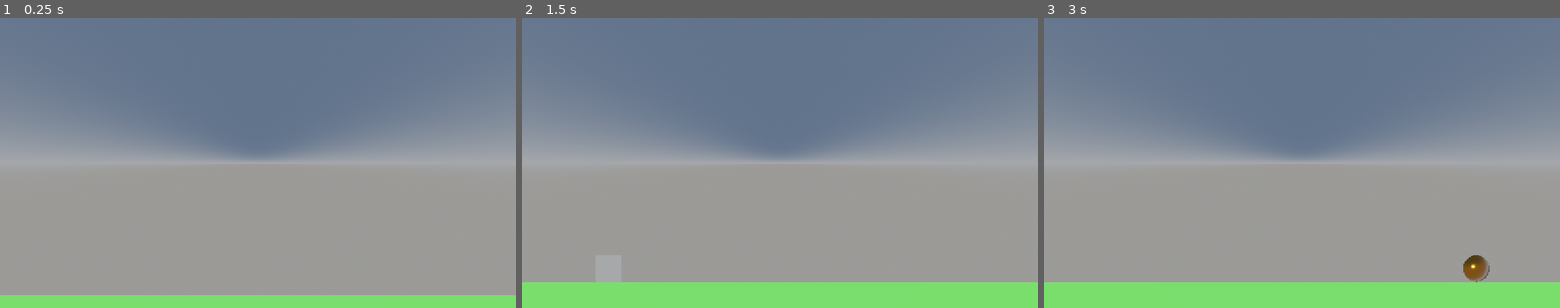
Above: before the commit, frames 1-3 (left to right).
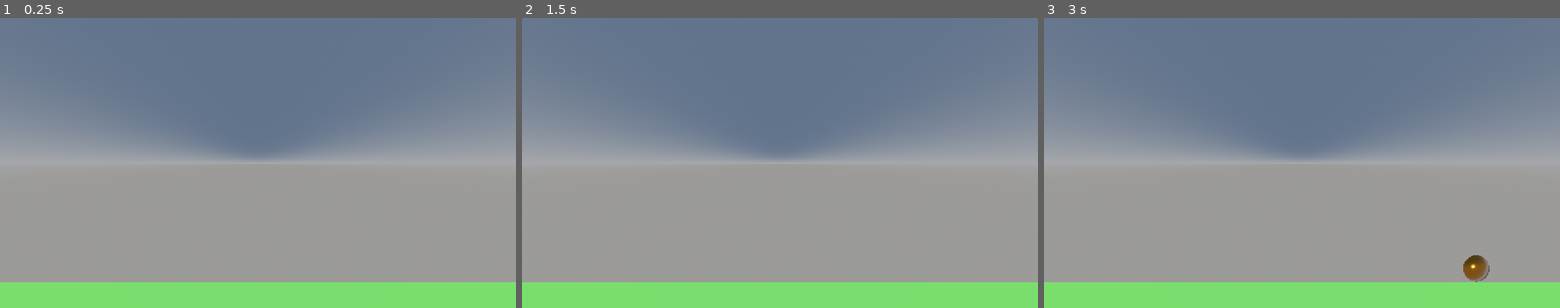
Above: after the commit, the same moments.

Repository: LuEklund/Zenon
Game: Godot game, scene res://scenes/main.tscn
Same seed, same stepped clock (60 frames per second), same inputs: the game is played once before the commit and once after it. The project has no main scene, so this scene is started directly.
Inputs (mouse positions are in pixels of both pictures, inside the frame that each line leads up to):
- Up to frame 1 (0.25 s): no input
- Up to frame 2 (1.5 s): tap Enter at 0.5 s; move the mouse to (893, 148) at 0.52 s; hold D (move_right) 0.53-1.28 s; hold Space (test) 0.53-1.28 s; click (893, 148) at 0.67 s; move the mouse to (676, 177) at 1.27 s; hold A (move_left) from 1.28 s (still down); tap Shift (move_fast) at 1.35 s; click (676, 177) at 1.42 s
- Up to frame 3 (3 s): tap Space (test) at 1.55, 2.85 s; move the mouse to (1353, 99) at 2.02 s; release A (move_left) at 2.03 s; hold Space (test) 2.03-2.78 s; hold D (move_right) from 2.03 s (still down); click (1353, 99) at 2.17 s; move the mouse to (1276, 221) at 2.77 s; click (1276, 221) at 2.92 s

The runs differ from the first frame. In frame 1, 4.4% of the frame differs, in the area x 0-100%, y 91-96%; in frame 2, less than 0.1%; in frame 3, nothing differs.

Commit message:
Very much game now

Diff:
--- a/scenes/camera.tscn
+++ b/scenes/camera.tscn
@@ -6,7 +6,7 @@
 script = ExtResource("1_cvpoc")
 
 [node name="Camera3D" type="Camera3D" parent="." unique_id=679474392]
-transform = Transform3D(1, 0, 0, 0, 1, 0, 0, 0, 1, 0, 5, 11)
+transform = Transform3D(1, 0, 0, 0, 1, 0, 0, 0, 1, 0, 4.5, 11)
 projection = 1
 size = 11.0
 far = 20.0
--- a/scenes/gold_deposit.tscn
+++ b/scenes/gold_deposit.tscn
@@ -1,15 +1,18 @@
 [gd_scene format=3 uid="uid://bxottdcs83qgk"]
 
-[ext_resource type="Script" uid="uid://3hr5ol7rf35r" path="res://scripts/health.gd" id="1_lerjl"]
+[ext_resource type="Script" uid="uid://dp1tkk4p3v7nj" path="res://scenes/units/structure.gd" id="1_h3kr1"]
 [ext_resource type="Material" uid="uid://bmfbvpkeh63ol" path="res://assets/materials/gold.tres" id="1_wdfag"]
 
 [sub_resource type="BoxShape3D" id="BoxShape3D_dgfsc"]
 
 [sub_resource type="SphereMesh" id="SphereMesh_dgfsc"]
 
-[node name="GoldDeposit" type="StaticBody3D" unique_id=399286149]
+[node name="GoldDeposit" type="StaticBody3D" unique_id=1346128720]
 collision_layer = 0
 collision_mask = 4
+script = ExtResource("1_h3kr1")
+team = 3
+metadata/_custom_type_script = "uid://3hr5ol7rf35r"
 
 [node name="Collision" type="CollisionShape3D" parent="." unique_id=2146112708]
 transform = Transform3D(1, 0, 0, 0, 1, 0, 0, 0, 1, 0, 0.5, 0)
@@ -19,8 +22,3 @@
 transform = Transform3D(1, 0, 0, 0, 1, 0, 0, 0, 1, 0, 0.5, -1)
 material_override = ExtResource("1_wdfag")
 mesh = SubResource("SphereMesh_dgfsc")
-
-[node name="Health" type="Node" parent="." unique_id=1299013082 node_paths=PackedStringArray("target")]
-script = ExtResource("1_lerjl")
-target = NodePath("..")
-metadata/_custom_type_script = "uid://3hr5ol7rf35r"
--- a/scenes/main.tscn
+++ b/scenes/main.tscn
@@ -1,7 +1,6 @@
 [gd_scene format=3 uid="uid://155xx7s6y6ta"]
 
 [ext_resource type="PackedScene" uid="uid://bytfd30lb6ybm" path="res://scenes/camera.tscn" id="1_0wfyh"]
-[ext_resource type="PackedScene" uid="uid://dnnfxm4ecxb3m" path="res://scenes/units/goblin_man.tscn" id="1_o5qli"]
 [ext_resource type="Script" uid="uid://bpabqu4l24hnh" path="res://scripts/map.gd" id="1_sugp2"]
 
 [sub_resource type="ProceduralSkyMaterial" id="ProceduralSkyMaterial_okknv"]
@@ -31,16 +30,6 @@
 
 [node name="Camera" parent="." unique_id=379363753 instance=ExtResource("1_0wfyh")]
 
-[node name="GoblinMan" parent="." unique_id=1989749827 instance=ExtResource("1_o5qli")]
-transform = Transform3D(1, 0, 0, 0, 1, 0, 0, 0, 1, -20, 0, 0)
-damage = 1.0
-range = 5.0
-
-[node name="GoblinMan2" parent="." unique_id=10373316 instance=ExtResource("1_o5qli")]
-transform = Transform3D(1, 0, 0, 0, 1, 0, 0, 0, 1, 20, 0, 0)
-team = 1
-damage = 2.0
-
 [node name="Backround" type="Node3D" parent="." unique_id=417997560]
 
 [node name="Ground" type="MeshInstance3D" parent="Backround" unique_id=113233498]
--- a/scenes/player.tscn
+++ b/scenes/player.tscn
@@ -1,8 +1,8 @@
 [gd_scene format=3 uid="uid://be8qbmt0fe144"]
 
-[ext_resource type="Script" uid="uid://3hr5ol7rf35r" path="res://scripts/health.gd" id="1_3vyb7"]
+[ext_resource type="Script" uid="uid://bdg5a6ignpmgc" path="res://scripts/Player.gd" id="1_dqkch"]
+[ext_resource type="Script" uid="uid://dp1tkk4p3v7nj" path="res://scenes/units/structure.gd" id="1_qhqgy"]
 [ext_resource type="PackedScene" uid="uid://bxottdcs83qgk" path="res://scenes/gold_deposit.tscn" id="2_g2els"]
-[ext_resource type="Script" uid="uid://c8sf02ojlkche" path="res://scripts/spawner.gd" id="3_qhqgy"]
 
 [sub_resource type="BoxMesh" id="BoxMesh_dgfsc"]
 size = Vector3(3, 3, 2)
@@ -22,6 +22,7 @@
 bottom_radius = 1.0
 
 [node name="Player" type="Node3D" unique_id=996858567]
+script = ExtResource("1_dqkch")
 
 [node name="Factory" type="Node3D" parent="." unique_id=468344030]
 
@@ -37,19 +38,16 @@
 transform = Transform3D(1, 0, 0, 0, 1, 0, 0, 0, 1, 0, 4, -0.5)
 mesh = SubResource("CylinderMesh_dgfsc")
 
-[node name="Statue" type="StaticBody3D" parent="." unique_id=1092164528]
+[node name="Statue" type="StaticBody3D" parent="." unique_id=2058872387]
 transform = Transform3D(1, 0, 0, 0, 1, 0, 0, 0, 1, 7, 0, 0)
-collision_layer = 0
+collision_layer = 3
 collision_mask = 3
+script = ExtResource("1_qhqgy")
+metadata/_custom_type_script = "uid://3hr5ol7rf35r"
 
 [node name="CollisionShape3D" type="CollisionShape3D" parent="Statue" unique_id=934337454]
 transform = Transform3D(1, 0, 0, 0, 1, 0, 0, 0, 1, 0, 0.5, 0)
 shape = SubResource("BoxShape3D_dgfsc")
-
-[node name="Health" type="Node" parent="Statue" unique_id=351314650 node_paths=PackedStringArray("target")]
-script = ExtResource("1_3vyb7")
-target = NodePath("..")
-metadata/_custom_type_script = "uid://3hr5ol7rf35r"
 
 [node name="Silo 0" type="Node3D" parent="Statue" unique_id=1446379914]
 transform = Transform3D(1, 0, 0, 0, 1, 0, 0, 0, 1, -1, 0, 0)
@@ -73,16 +71,15 @@
 transform = Transform3D(1, 0, 0, 0, 1, 0, 0, 0, 1, 0, 1, -2)
 mesh = SubResource("CylinderMesh_eiqrc")
 
-[node name="Gold Spawner" type="Node3D" parent="." unique_id=656273325]
+[node name="Gold" type="Node3D" parent="." unique_id=656273325]
 
-[node name="GoldDeposit 0" parent="Gold Spawner" unique_id=399286149 instance=ExtResource("2_g2els")]
+[node name="GoldDeposit 0" parent="Gold" unique_id=399286149 instance=ExtResource("2_g2els")]
 transform = Transform3D(1, 0, 0, 0, 1, 0, 0, 0, 1, 15, 0, 0)
 
-[node name="GoldDeposit 1" parent="Gold Spawner" unique_id=1113860729 instance=ExtResource("2_g2els")]
+[node name="GoldDeposit 1" parent="Gold" unique_id=1113860729 instance=ExtResource("2_g2els")]
 transform = Transform3D(1, 0, 0, 0, 1, 0, 0, 0, 1, 33, 0, 0)
 
-[node name="GoldDeposit 2" parent="Gold Spawner" unique_id=246110560 instance=ExtResource("2_g2els")]
+[node name="GoldDeposit 2" parent="Gold" unique_id=246110560 instance=ExtResource("2_g2els")]
 transform = Transform3D(1, 0, 0, 0, 1, 0, 0, 0, 1, 60, 0, 0)
 
 [node name="Spawner" type="Node3D" parent="." unique_id=1602463433]
-script = ExtResource("3_qhqgy")
--- a/scenes/units/goblin_man.tscn
+++ b/scenes/units/goblin_man.tscn
@@ -1,31 +1,31 @@
 [gd_scene format=3 uid="uid://dnnfxm4ecxb3m"]
 
-[ext_resource type="Script" uid="uid://br7eg87oj0egv" path="res://scripts/unit.gd" id="1_jlhkc"]
-[ext_resource type="Script" uid="uid://3hr5ol7rf35r" path="res://scripts/health.gd" id="1_p3g3q"]
+[ext_resource type="Script" uid="uid://br7eg87oj0egv" path="res://scripts/MeleeUnit.gd" id="1_jlhkc"]
+[ext_resource type="Texture2D" uid="uid://c3q6nm8m5vmf4" path="res://assets/textures/goblin.png" id="2_jlhkc"]
 
-[sub_resource type="BoxShape3D" id="BoxShape3D_dgfsc"]
+[sub_resource type="BoxShape3D" id="BoxShape3D_p3g3q"]
+
+[sub_resource type="StandardMaterial3D" id="StandardMaterial3D_wdfag"]
+albedo_texture = ExtResource("2_jlhkc")
 
 [sub_resource type="QuadMesh" id="QuadMesh_dgfsc"]
+material = SubResource("StandardMaterial3D_wdfag")
 
-[node name="GoblinMan" type="CharacterBody3D" unique_id=1989749827]
-collision_layer = 0
-collision_mask = 0
+[node name="GoblinMan" type="StaticBody3D" unique_id=474934368]
+collision_layer = 3
+collision_mask = 3
 script = ExtResource("1_jlhkc")
+metadata/_custom_type_script = "uid://3hr5ol7rf35r"
 
 [node name="Collision" type="CollisionShape3D" parent="." unique_id=1104631551]
 transform = Transform3D(1, 0, 0, 0, 1, 0, 0, 0, 1, 0, 0.5, 0)
-shape = SubResource("BoxShape3D_dgfsc")
+shape = SubResource("BoxShape3D_p3g3q")
 
 [node name="Mesh" type="MeshInstance3D" parent="." unique_id=1325847136]
-transform = Transform3D(1, 0, 0, 0, 1, 0, 0, 0, 1, 0, 0.5, 0)
+transform = Transform3D(-1, 0, 0, 0, 1.6172602, 0, 0, 0, 1, 0, 0.5, 0)
 mesh = SubResource("QuadMesh_dgfsc")
-
-[node name="Health" type="Node" parent="." unique_id=1776696725 node_paths=PackedStringArray("target")]
-script = ExtResource("1_p3g3q")
-target = NodePath("..")
-metadata/_custom_type_script = "uid://3hr5ol7rf35r"
 
 [node name="DamageRay" type="RayCast3D" parent="." unique_id=619816939]
 transform = Transform3D(1, 0, 0, 0, 1, 0, 0, 0, 1, 0, 0.5, 0)
-target_position = Vector3(0, 0, 0)
-collision_mask = 3
+target_position = Vector3(1, 0, 0)
+collision_mask = 0
--- /dev/null
+++ b/scenes/units/structure.gd
@@ -0,0 +1,7 @@
+extends Unit
+
+func _ready() -> void:
+	died.connect(_on_died)
+
+func _on_died() -> void:
+	queue_free()
--- /dev/null
+++ b/scripts/MeleeUnit.gd
@@ -0,0 +1,43 @@
+extends Unit
+
+signal attacking(target: Unit)
+
+@onready var damage_ray: RayCast3D = $DamageRay
+
+@export var speed: float = 5.0
+@export var damage_amount: float = 30.0 / 60.0
+@export var range_: float = 1.0
+
+func _ready() -> void:
+	died.connect(_on_died)
+
+	if team == 0:
+		collision_layer = 1
+		damage_ray.collision_mask = 2
+
+	elif team == 1:
+		collision_layer = 2
+		damage_ray.collision_mask = 1
+
+func _physics_process(delta: float) -> void:
+	var target := get_target()
+
+	if target == null:
+		position.x += speed * delta
+	else:
+		attack(target)
+
+
+func get_target() -> Unit:
+	if not damage_ray.is_colliding(): return null
+
+	var target = damage_ray.get_collider() as Unit
+	if target == null or target.team == team: return null
+	return target
+
+func attack(target: Unit) -> void:
+	target.damage(damage_amount)
+	attacking.emit(target)
+
+func _on_died() -> void:
+	queue_free()
--- /dev/null
+++ b/scripts/Player.gd
@@ -0,0 +1,25 @@
+class_name Player
+extends Node3D
+
+@onready var statue: Unit = $Statue
+@onready var spawner: Node3D = $Spawner
+
+
+@export var units: Array[PackedScene] = [
+	preload("res://scenes/units/goblin_man.tscn"),
+]
+
+@export var team: int
+
+func spawn(new_team: int) -> void:
+	team = new_team
+	statue.team = new_team
+
+func _input(event: InputEvent) -> void:
+	if event.is_action_pressed("test"): spawn_unit(0)
+
+func spawn_unit(index: int) -> void:
+	var unit = units[index].instantiate()
+	unit.team = team
+
+	spawner.add_child(unit);
--- /dev/null
+++ b/scripts/Unit.gd
@@ -0,0 +1,16 @@
+class_name Unit
+extends StaticBody3D
+
+signal damaged(amount: float)
+signal died
+
+@export var team: int = 0
+@export var health: float = 100.0
+
+func damage(amount: float) -> void:
+	if health <= 0.0: return
+
+	health = maxf(health - amount, 0.0)
+	damaged.emit(amount)
+
+	if health <= 0.0: died.emit()
--- a/scripts/camera.gd
+++ b/scripts/camera.gd
@@ -19,8 +19,7 @@
 	)
 
 func _unhandled_input(event: InputEvent) -> void:
-	if event is not InputEventMouseButton:
-		return
+	if event is not InputEventMouseButton: return
 
 	if event.button_index == MOUSE_BUTTON_WHEEL_UP:
 		camera.size = clampf(
--- a/scripts/health.gd
+++ /dev/null
@@ -1,21 +0,0 @@
-class_name Health
-extends Node
-
-@export var target: Node
-
-@export var value: float = 100.0
-
-func _ready() -> void:
-	if target == null: target = get_parent()
-
-func damage(amount: float) -> void:
-	value = maxf(value - amount, 0.0)
-
-	if is_dead(): kill()
-
-
-func is_dead() -> bool:
-	return value <= 0.0
-
-func kill() -> void:
-	target.queue_free()
--- a/scripts/map.gd
+++ b/scripts/map.gd
@@ -1,15 +1,17 @@
 extends Node3D
 
-
 @export var player: PackedScene = preload("res://scenes/player.tscn")
-@export var size: float = 100.0 # radius
+@export var size: float = 100.0
 
 func _ready() -> void:
-	var player_1 = player.instantiate() as Node3D
-	var player_2 = player.instantiate() as Node3D
+	var player_1 := player.instantiate() as Player
+	var player_2 := player.instantiate() as Player
 
 	add_child(player_1)
 	add_child(player_2)
+
+	player_1.spawn(0)
+	player_2.spawn(1)
 
 	player_1.position.x = -size
 	player_2.position.x = size
--- a/scripts/spawner.gd
+++ /dev/null
@@ -1,12 +0,0 @@
-extends Node3D
-
-@export var units: Array[PackedScene] = [
-	preload("res://scenes/units/goblin_man.tscn"),
-]
-
-func _process(_delta: float) -> void:
-	if Input.is_action_just_pressed("test"):
-		var unit := units[0].instantiate() as Unit
-		add_child(unit)
-
-		unit.global_position = global_position
--- a/scripts/unit.gd
+++ /dev/null
@@ -1,53 +0,0 @@
-class_name Unit
-extends CharacterBody3D
-
-enum Team {
-	SELF,
-	ENEMY,
-}
-
-@onready var health: Health  = $Health
-@onready var damage_ray: RayCast3D  = $DamageRay
-
-@export var team: Team = Team.SELF
-@export var speed: float = 5.0
-@export var damage: float = 30.0 / 60.0 # 30 dmg/s
-@export var range: float = 1.0
-
-var direction: Vector3
-
-func _ready() -> void:
-	if team == Team.SELF:
-		direction = Vector3.RIGHT
-		collision_layer = 1
-		collision_mask = 2
-	elif team == Team.ENEMY:
-		direction = Vector3.LEFT
-		collision_layer = 2
-		collision_mask = 1
-
-	damage_ray.target_position = direction * range
-	damage_ray.collision_mask = collision_mask
-
-func _physics_process(_delta: float) -> void:
-	var attacking := false
-	var target: Unit = null
-
-	if damage_ray.is_colliding():
-		var collider := damage_ray.get_collider()
-		target = collider as Unit
-
-		if target != null and target.team != team:
-			attacking = true
-
-	if attacking:
-		velocity = Vector3.ZERO
-	else:
-		velocity = direction * speed
-
-	move_and_slide()
-
-	if attacking and target != null:
-		var target_health := target.get_node_or_null("Health") as Health
-		if target_health:
-			target_health.damage(damage)
Binary file added: assets/textures/goblin.png
Not shown, added: assets/textures/goblin.png.import
Not shown, added: scenes/units/structure.gd.uid
Renamed: scripts/unit.gd.uid -> scripts/MeleeUnit.gd.uid
Not shown, added: scripts/Player.gd.uid
Renamed: scripts/health.gd.uid -> scripts/Unit.gd.uid
Not shown, removed: scripts/spawner.gd.uid
